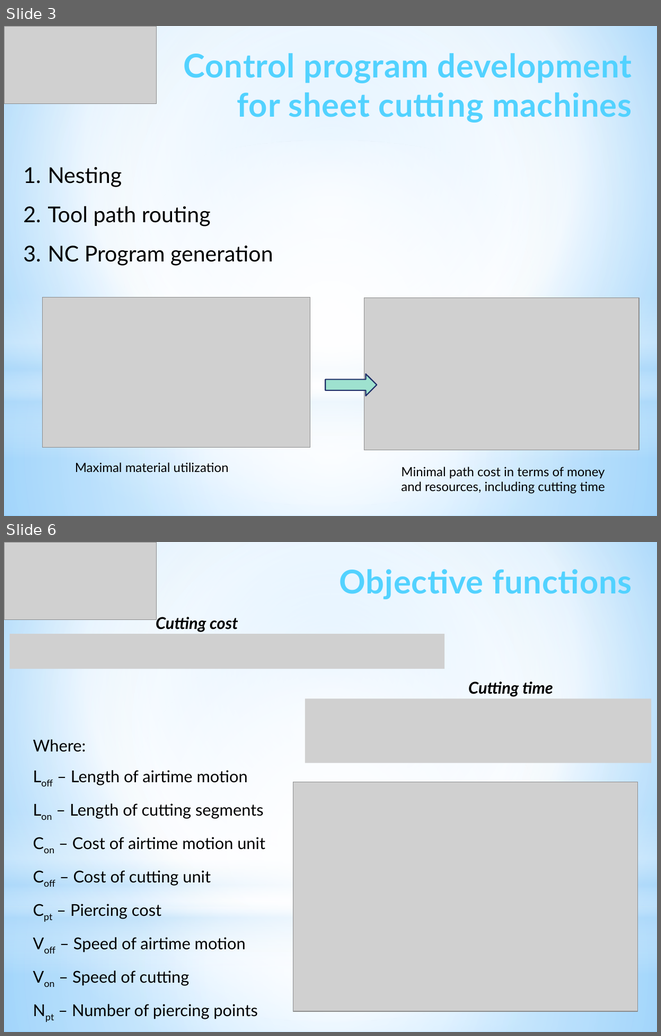
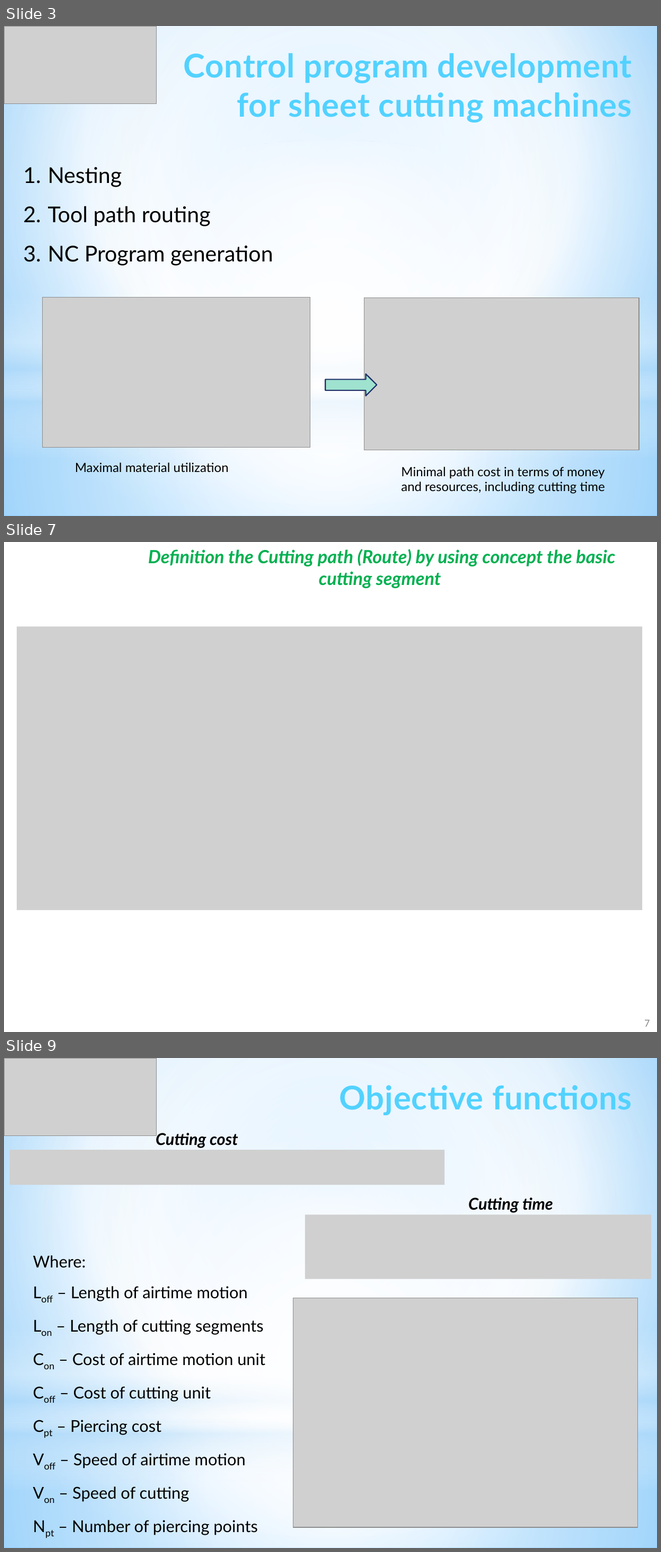
Before and after one commit to ukoloff/LaTeX, a slide deck: Optima2020/pptx/Report.pptx. Shown one above the other, each under a label of ours: slides 3 and 6 before the commit, slides 3, 7 and 9 after it; the slides between them are not shown. The pictures are 661x1036 and 661x1552 pixels, drawn with LibreOffice and Linux fonts; fonts in the diff are those of the drawing; grey boxes stand for pictures; background and template pictures are left out. Boxes give left, top, right and bottom in pixels: in the first picture for what was removed or moved away, otherwise in the second. Text is boxed around its words. In the diff, an @@ line names an element or a change of style, - is before the commit and + after.

```diff
--- a/Optima2020/pptx/Report.pptx
+++ b/Optima2020/pptx/Report.pptx
@@ slide 7 added at box(4, 542, 657, 1032), background #FFFFFF @@
@@ text added at box(148, 549, 615, 588), 20 pt, text #00B050, bold, italic @@
+Definition the Cutting path (Route) by using concept the basic cutting segment
@@ picture added at box(17, 626, 643, 910) @@
@@ page number added at box(644, 1020, 650, 1026), 12 pt, text #8C8C8C @@
+7
@@ what was slide 6 is now slide 9 @@
```
Also in this commit, not shown: 4 slides changed, 4 other slides added.
